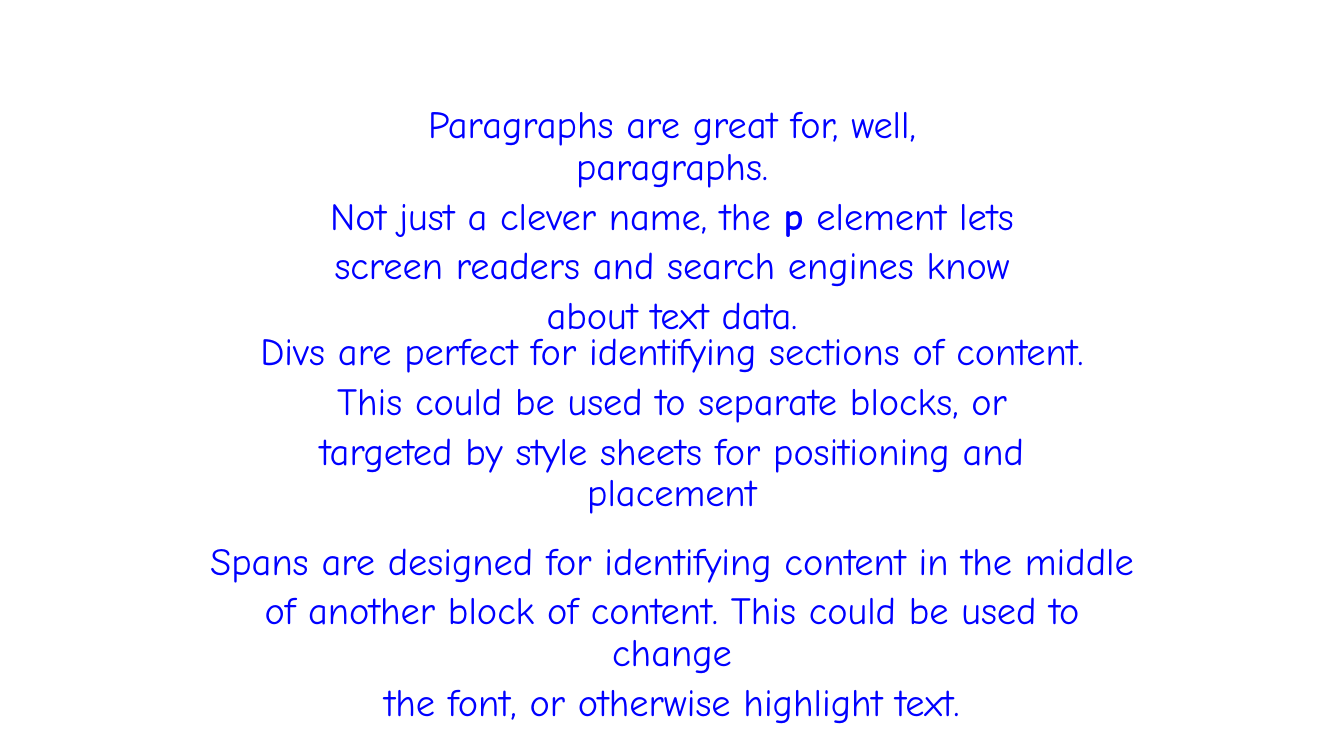
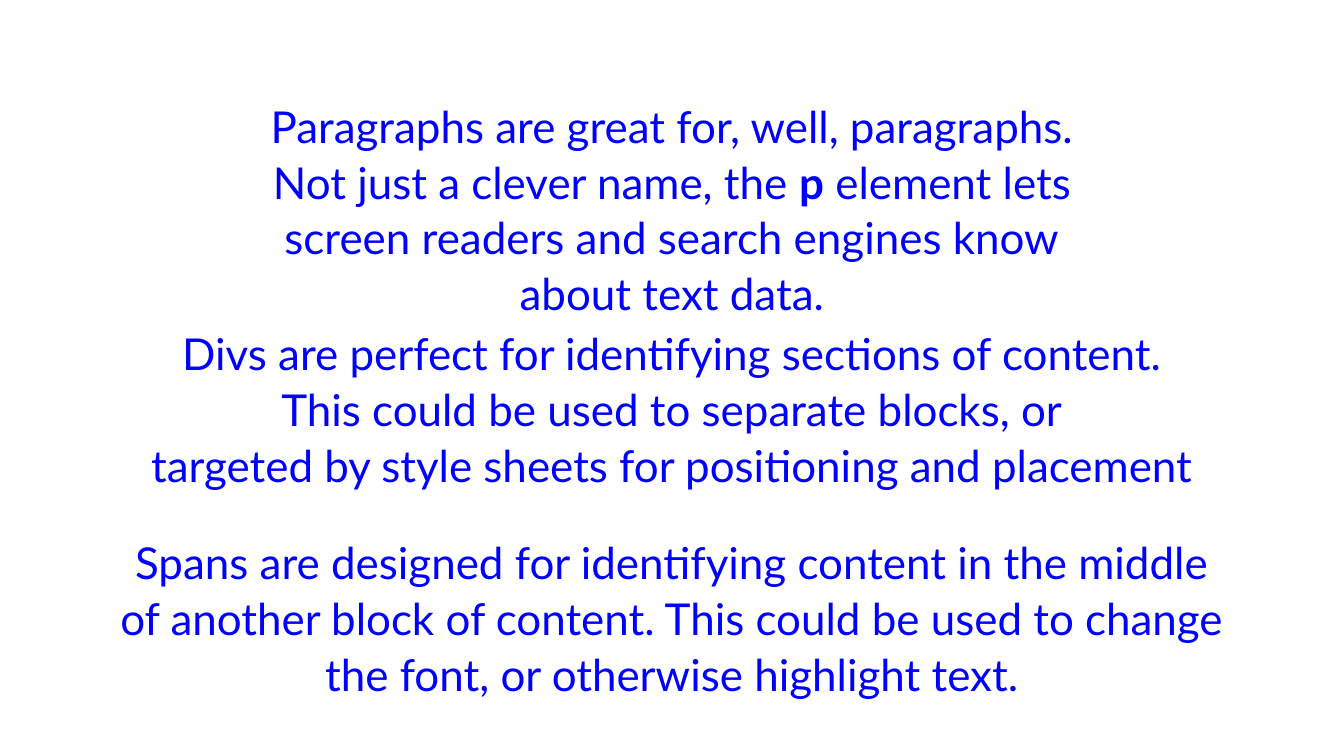
Before and after one commit to yashodha96/html-css-beginners, a slide deck: slide 11 of Slides/3 - Adding content.pptx. Drawn at 1344x756 pixels with LibreOffice and Linux fonts; fonts in the diff are those of the drawing. Boxes give left, top, right and bottom in pixels: in the first picture for what was removed or moved away, otherwise in the second. Text is boxed around its words. In the diff, an @@ line names an element or a change of style, - is before the commit and + after.

Commit message:
Slide updates

```diff
--- a/Slides/3 - Adding content.pptx
+++ b/Slides/3 - Adding content.pptx
@@ text "Paragraphs are great for, well, ..." moved from (x1=330, y1=111, x2=1014, y2=330) to (x1=271, y1=110, x2=1073, y2=311) @@
@@ size 28 to 32 pt, font Comic Neue to Lato in 3 elements at (x1=120, y1=546, x2=1222, y2=699), (x1=271, y1=110, x2=1073, y2=311), (x1=151, y1=337, x2=1192, y2=490) @@
@@ text "Divs are perfect for identifying ..." moved from (x1=260, y1=338, x2=1083, y2=514) to (x1=151, y1=337, x2=1192, y2=490) @@
@@ text "Spans are designed for identifying ..." moved from (x1=210, y1=548, x2=1134, y2=724) to (x1=120, y1=546, x2=1222, y2=699) @@
```
Also in this commit, not shown: 2 other slides changed, 1 other file.
